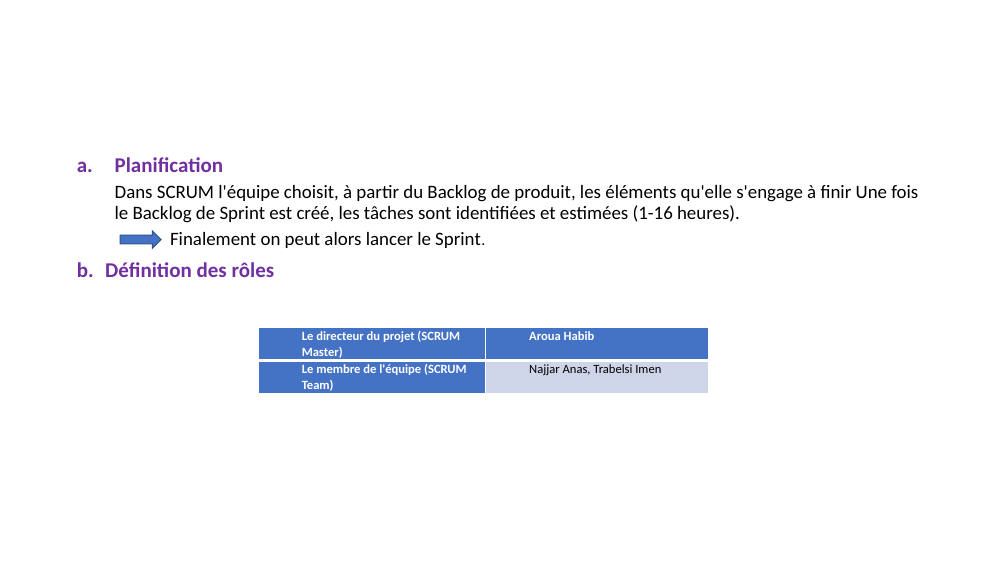
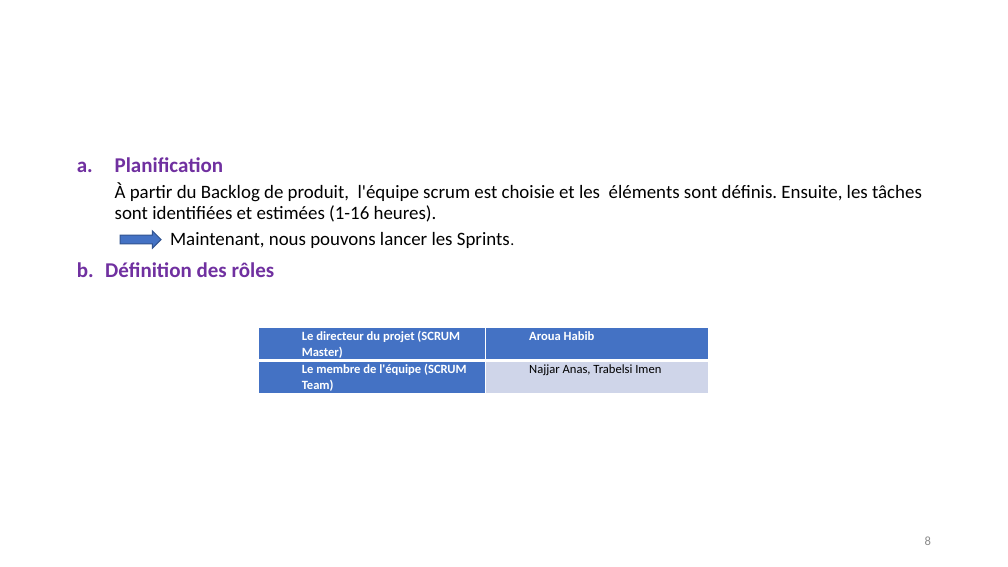
Before and after one commit to HabibAroua/Conception-la-mise-en-place-et-test-d-une-application-d-Internet-of-Mobile-Things, a slide deck: slide 8 of ppe-presentation.pptx. Drawn at 1008x567 pixels with LibreOffice and Linux fonts; fonts in the diff are those of the drawing. Boxes give left, top, right and bottom in pixels: in the first picture for what was removed or moved away, otherwise in the second. Text is boxed around its words. In the diff, an @@ line names an element or a change of style, - is before the commit and + after.

```diff
--- a/ppe-presentation.pptx
+++ b/ppe-presentation.pptx
@@ text at (x1=115, y1=183, x2=922, y2=248): text changed @@
-  Dans SCRUM l'équipe choisit, à partir du Backlog de produit, les éléments qu'elle s'engage à finir Une fois le Backlog de Sprint est créé, les tâches sont identifiées et estimées (1-16 heures).
-  Finalement on peut alors lancer le Sprint.
+  À partir du Backlog de produit, l'équipe scrum est choisie et les éléments sont définis. Ensuite, les tâches sont identifiées et estimées (1-16 heures).
+  Maintenant, nous pouvons lancer les Sprints.
@@ page number added at (x1=925, y1=536, x2=931, y2=545), 12 pt, text #8C8C8C @@
+8
```
Also in this commit, not shown: 34 other slides changed, 1 slide added, 1 slide removed.
